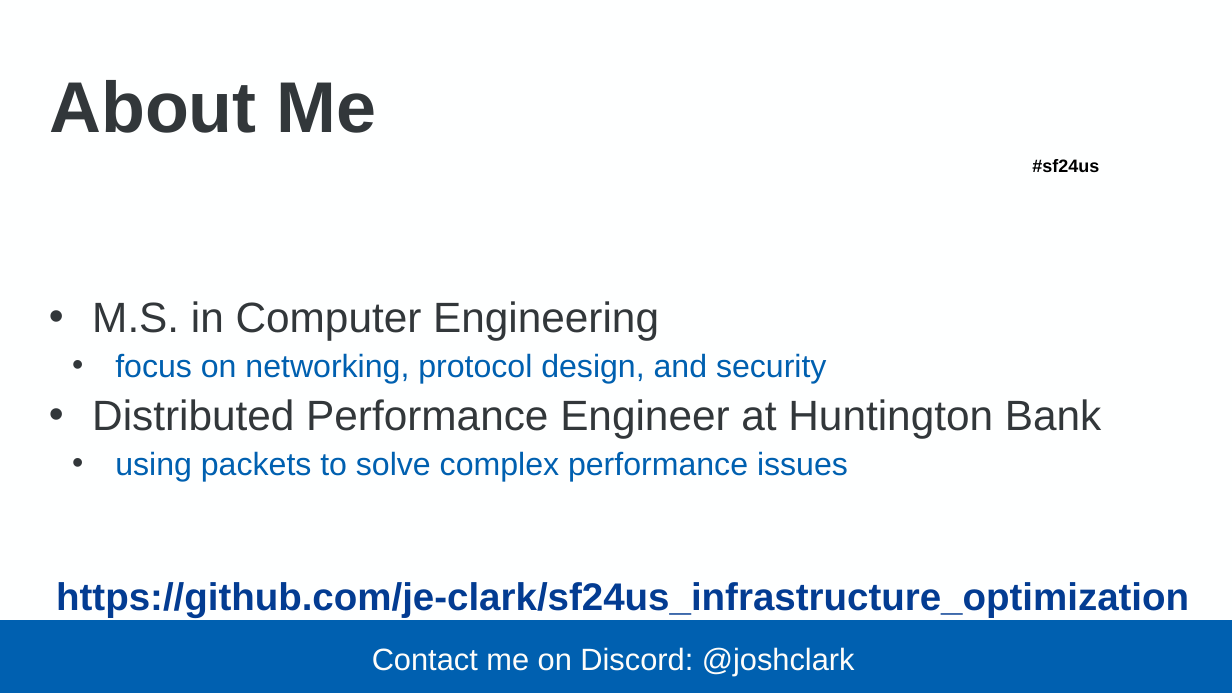
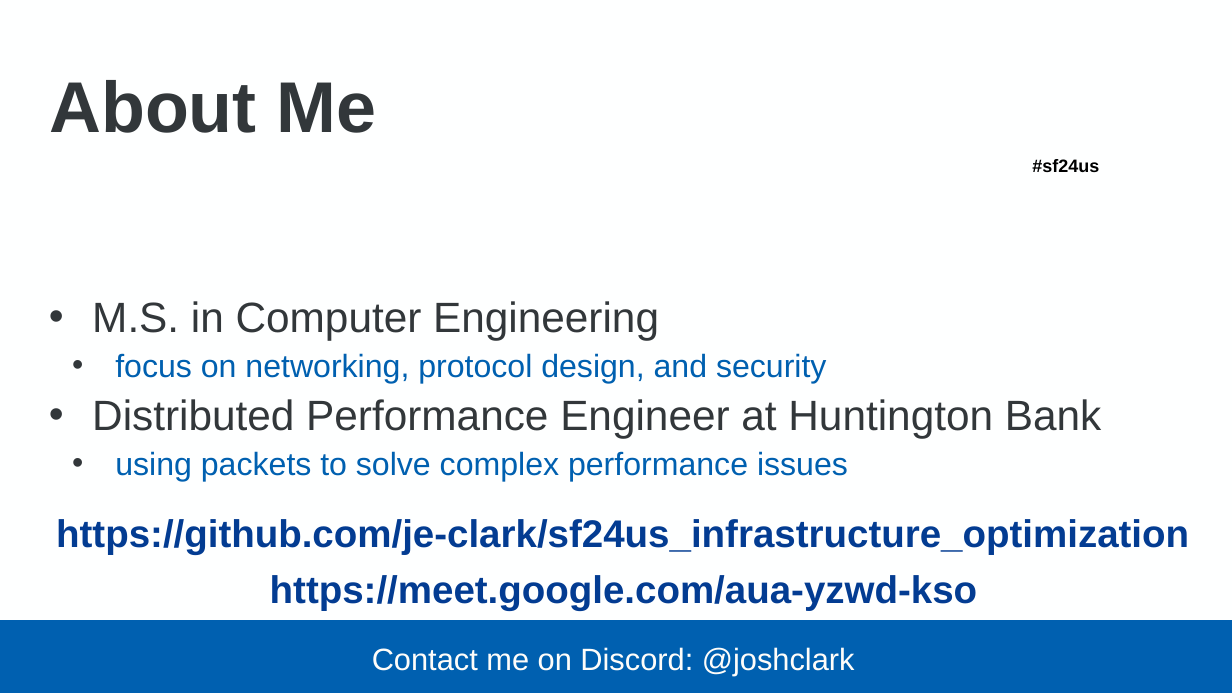
Before and after one commit to je-clark/sf24us_infrastructure_optimization, a slide deck: slide 2 of PacketGuidedOptimization_Sharkfest2024_JClark.pptx. Drawn at 1232x693 pixels with LibreOffice and Linux fonts; fonts in the diff are those of the drawing; background and template pictures are left out. Boxes give left, top, right and bottom in pixels: in the first picture for what was removed or moved away, otherwise in the second. Text is boxed around its words. In the diff, an @@ line names an element or a change of style, - is before the commit and + after.

Commit message:
added google meet link to presentation slides

```diff
--- a/PacketGuidedOptimization_Sharkfest2024_JClark.pptx
+++ b/PacketGuidedOptimization_Sharkfest2024_JClark.pptx
@@ text "https://github.com/je-clark/sf24us_infrastructure_optimizati ...": place and size @@
-text "https://github.com/je-clark/sf24us_infrastructure_optimizati ..." at (56,582,1189,617)
+text "https://github.com/je-clark/sf24us_infrastructure_optimizati ..." at (56,519,1189,555)
@@ text added at (270,575,978,611), 60 pt, text #033C92, bold @@
+https://meet.google.com/aua-yzwd-kso
```
Also in this commit, not shown: 1 other slide changed.
